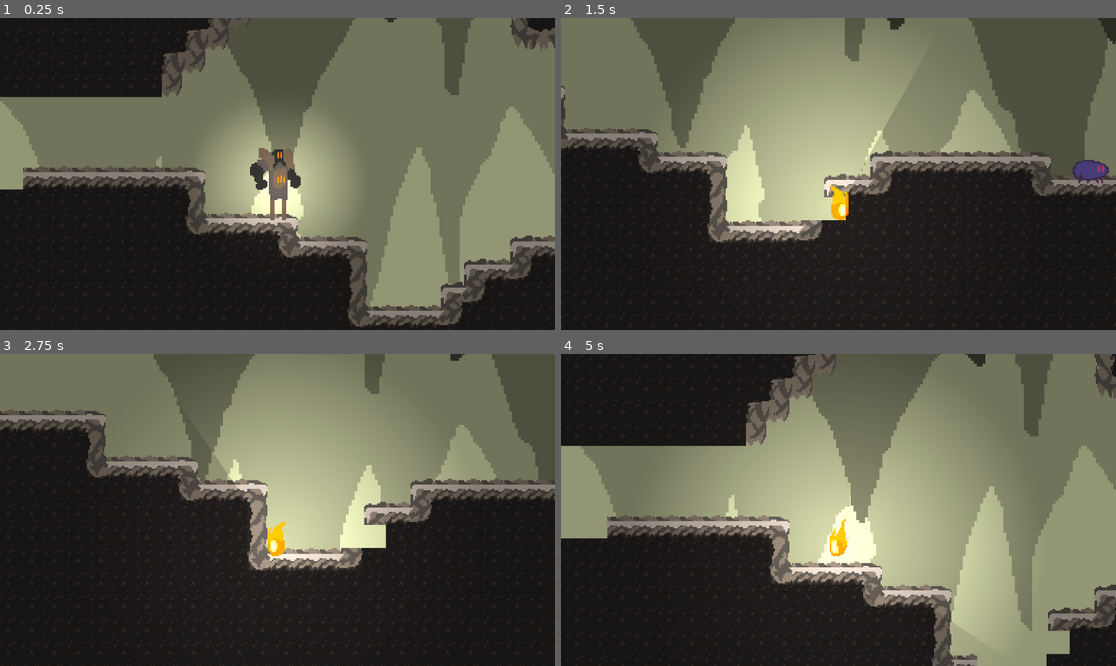
Above: before the commit, frames 1-4 (two rows, left to right).
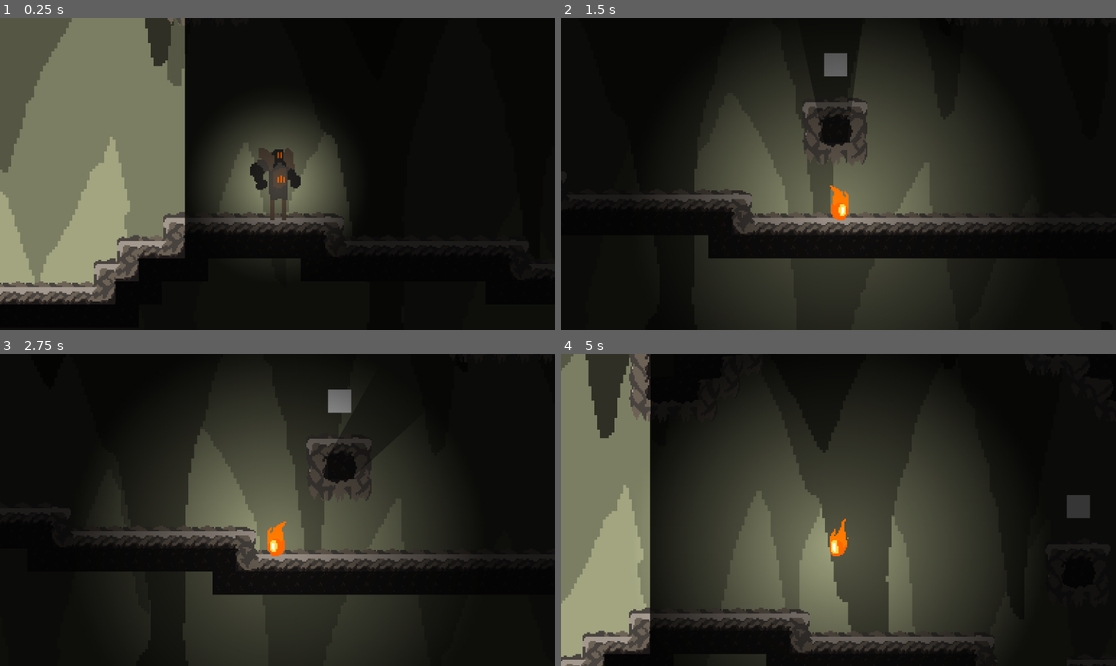
Above: after the commit, the same moments.

Repository: gcarlson/WildJam66
Game: Godot game, scene res://Assets/Scenes/level_1.tscn
Two runs of this game, one before a commit and one after it. Both use one fixed random seed, a clock stepped at 60 frames per second and the inputs below. Before the commit the project starts from res://Assets/Scenes/level_2.tscn.
Inputs (mouse positions are in pixels of both pictures, inside the frame that each line leads up to):
- Up to frame 1 (0.25 s): no input
- Up to frame 2 (1.5 s): tap Enter (ui_accept) at 0.5, 0.77 s; move the mouse to (960, 158) at 0.52 s; hold Right (ui_right) from 0.53 s (still down); click (960, 158) at 0.6 s; move the mouse to (727, 189) at 1.27 s; tap F (switch_form) at 1.35 s
- Up to frame 3 (2.75 s): tap Enter (ui_accept) at 1.52 s; move the mouse to (333, 441) at 2.02 s; release Right (ui_right) at 2.03 s; hold Left (ui_left) from 2.03 s (still down); click (333, 441) at 2.1 s
- Up to frame 4 (5 s): move the mouse to (810, 572) at 2.77 s; release Left (ui_left) at 2.78 s; hold Right (ui_right) 2.78-4.28 s; tap F (switch_form) at 2.85, 4.35 s; tap Enter (ui_accept) at 3.02, 3.77, 4.52 s; move the mouse to (1005, 556) at 3.52 s; click (1005, 556) at 3.6 s; move the mouse to (672, 463) at 4.27 s; hold Left (ui_left) from 4.28 s (still down)

The runs differ from the first frame. In frame 1, 77% of the frame differs, in the area x 0-100%, y 0-100%; in frame 2, 62%; in frame 3, 53%; in frame 4, 79%.

Commit message:
Added switch and door

Diff:
--- a/Assets/Scenes/Bat.gd
+++ b/Assets/Scenes/Bat.gd
@@ -27,7 +27,7 @@
 func _physics_process(delta):
 	if aggroed:
 		rays.look_at(player.global_position)
-		if (player.global_position - global_position).length() < 50 or not forwardray.is_colliding():
+		if (player.global_position - global_position).length() < 60 or not forwardray.is_colliding():
 			velocity = (player.global_position - global_position).normalized() * SPEED
 		elif not rightray.is_colliding():
 			velocity = (player.global_position - global_position).normalized().rotated(PI / 3) * SPEED
--- /dev/null
+++ b/Assets/Scenes/Door.gd
@@ -0,0 +1,11 @@
+extends StaticBody2D
+
+
+@onready var sprite = $AnimatedSprite2D
+@onready var occluder = $LightOccluder2D
+@onready var collider = $CollisionShape2D
+
+func open():
+	sprite.play("open")
+	occluder.visible = false
+	collider.set_deferred("disabled", true)
--- /dev/null
+++ b/Assets/Scenes/Switch.gd
@@ -0,0 +1,13 @@
+extends Area2D
+
+@onready var sprite = $AnimatedSprite2D
+
+@export var door : Node
+
+var active = true
+
+func _on_body_entered(body):
+	if active and body.is_in_group("Player"):
+		sprite.play("down")
+		door.open()
+		active = false
--- /dev/null
+++ b/Assets/Scenes/door.tscn
@@ -0,0 +1,54 @@
+[gd_scene load_steps=9 format=3 uid="uid://byddm6v701cuj"]
+
+[ext_resource type="Script" path="res://Assets/Scenes/Door.gd" id="1_fed8m"]
+[ext_resource type="Texture2D" uid="uid://70t22cp5dset" path="res://Assets/Sprites/Interactables/DoorClosed.png" id="2_jq0ks"]
+[ext_resource type="Texture2D" uid="uid://duk6pi36s4oxk" path="res://Assets/Sprites/Interactables/DoorOpen.png" id="3_piwce"]
+
+[sub_resource type="RectangleShape2D" id="RectangleShape2D_em013"]
+size = Vector2(10, 54.5)
+
+[sub_resource type="OccluderPolygon2D" id="OccluderPolygon2D_m8y8h"]
+polygon = PackedVector2Array(-4, 32, -4, -22, 6, -22, 6, 32)
+
+[sub_resource type="AtlasTexture" id="AtlasTexture_xoxuq"]
+atlas = ExtResource("2_jq0ks")
+region = Rect2(0, 0, 4, 32)
+
+[sub_resource type="AtlasTexture" id="AtlasTexture_c3e0y"]
+atlas = ExtResource("3_piwce")
+region = Rect2(0, 0, 16, 32)
+
+[sub_resource type="SpriteFrames" id="SpriteFrames_7kipw"]
+animations = [{
+"frames": [{
+"duration": 1.0,
+"texture": SubResource("AtlasTexture_xoxuq")
+}],
+"loop": true,
+"name": &"closed",
+"speed": 5.0
+}, {
+"frames": [{
+"duration": 1.0,
+"texture": SubResource("AtlasTexture_c3e0y")
+}],
+"loop": true,
+"name": &"open",
+"speed": 5.0
+}]
+
+[node name="Door" type="StaticBody2D"]
+position = Vector2(1063, 272)
+script = ExtResource("1_fed8m")
+
+[node name="CollisionShape2D" type="CollisionShape2D" parent="."]
+position = Vector2(1, 4.75)
+shape = SubResource("RectangleShape2D_em013")
+
+[node name="LightOccluder2D" type="LightOccluder2D" parent="."]
+occluder = SubResource("OccluderPolygon2D_m8y8h")
+
+[node name="AnimatedSprite2D" type="AnimatedSprite2D" parent="."]
+scale = Vector2(2, 2)
+sprite_frames = SubResource("SpriteFrames_7kipw")
+animation = &"closed"
--- a/Assets/Scenes/level_1.tscn
+++ b/Assets/Scenes/level_1.tscn
@@ -7,17 +7,13 @@
 [ext_resource type="Texture2D" uid="uid://baj1vas6d20rx" path="res://Assets/Sprites/Tilemaps/Parallax/Parallax-HeatRises3.png" id="5_svhi2"]
 [ext_resource type="PackedScene" uid="uid://86d2iovn0pme" path="res://Assets/Scenes/mole.tscn" id="6_s74nn"]
 [ext_resource type="PackedScene" uid="uid://c0w4wiowaknqk" path="res://Assets/Scenes/lantern.tscn" id="7_vdffh"]
+[ext_resource type="PackedScene" uid="uid://byddm6v701cuj" path="res://Assets/Scenes/door.tscn" id="8_d7mvu"]
 [ext_resource type="PackedScene" uid="uid://bpt0cyoi2l0w1" path="res://Assets/Scenes/sun.tscn" id="8_kct52"]
 [ext_resource type="PackedScene" uid="uid://85t1sir7crpg" path="res://Assets/Scenes/bat.tscn" id="9_acunw"]
+[ext_resource type="PackedScene" uid="uid://b28uw3sxtcrcn" path="res://Assets/Scenes/switch.tscn" id="11_7xdqd"]
 
 [sub_resource type="OccluderPolygon2D" id="OccluderPolygon2D_t3kuu"]
 polygon = PackedVector2Array(87, 21, 87, 40, 18, 40, 18, 21)
-
-[sub_resource type="RectangleShape2D" id="RectangleShape2D_em013"]
-size = Vector2(16, 45)
-
-[sub_resource type="OccluderPolygon2D" id="OccluderPolygon2D_m8y8h"]
-polygon = PackedVector2Array(-8, 22.5, -8, -22.5, 8, -22.5, 8, 22.5)
 
 [node name="Node2D" type="Node2D"]
 
@@ -79,31 +75,13 @@
 
 [node name="Lantern" parent="." node_paths=PackedStringArray("door") instance=ExtResource("7_vdffh")]
 position = Vector2(632, 282)
-door = NodePath("../StaticBody2D")
+door = NodePath("")
 
-[node name="StaticBody2D" type="StaticBody2D" parent="."]
-position = Vector2(1063, 272)
-
-[node name="ColorRect" type="ColorRect" parent="StaticBody2D"]
-anchors_preset = 8
-anchor_left = 0.5
-anchor_top = 0.5
-anchor_right = 0.5
-anchor_bottom = 0.5
-offset_left = -8.0
-offset_top = -22.5
-offset_right = 8.0
-offset_bottom = 22.5
-grow_horizontal = 2
-grow_vertical = 2
-
-[node name="CollisionShape2D" type="CollisionShape2D" parent="StaticBody2D"]
-shape = SubResource("RectangleShape2D_em013")
-
-[node name="LightOccluder2D" type="LightOccluder2D" parent="StaticBody2D"]
-occluder = SubResource("OccluderPolygon2D_m8y8h")
+[node name="Door" parent="." instance=ExtResource("8_d7mvu")]
 
 [node name="Sun" parent="." instance=ExtResource("8_kct52")]
 
 [node name="Bat" parent="." instance=ExtResource("9_acunw")]
 position = Vector2(200, 300)
+
+[node name="Switch" parent="." instance=ExtResource("11_7xdqd")]
--- /dev/null
+++ b/Assets/Scenes/switch.tscn
@@ -0,0 +1,50 @@
+[gd_scene load_steps=8 format=3 uid="uid://b28uw3sxtcrcn"]
+
+[ext_resource type="Script" path="res://Assets/Scenes/Switch.gd" id="1_o3hl5"]
+[ext_resource type="Texture2D" uid="uid://dxhneij3kx53j" path="res://Assets/Sprites/Interactables/SwitchDown.png" id="2_0l8e0"]
+[ext_resource type="Texture2D" uid="uid://boecnthbg3am5" path="res://Assets/Sprites/Interactables/SwitchUp.png" id="3_4sm66"]
+
+[sub_resource type="RectangleShape2D" id="RectangleShape2D_oqxy5"]
+size = Vector2(16, 16)
+
+[sub_resource type="AtlasTexture" id="AtlasTexture_nru56"]
+atlas = ExtResource("2_0l8e0")
+region = Rect2(0, 0, 16, 16)
+
+[sub_resource type="AtlasTexture" id="AtlasTexture_gkinq"]
+atlas = ExtResource("3_4sm66")
+region = Rect2(0, 0, 16, 16)
+
+[sub_resource type="SpriteFrames" id="SpriteFrames_rxhhh"]
+animations = [{
+"frames": [{
+"duration": 1.0,
+"texture": SubResource("AtlasTexture_nru56")
+}],
+"loop": true,
+"name": &"down",
+"speed": 5.0
+}, {
+"frames": [{
+"duration": 1.0,
+"texture": SubResource("AtlasTexture_gkinq")
+}],
+"loop": true,
+"name": &"up",
+"speed": 5.0
+}]
+
+[node name="Switch" type="Area2D" node_paths=PackedStringArray("door")]
+position = Vector2(840.365, 378.935)
+script = ExtResource("1_o3hl5")
+door = NodePath("")
+
+[node name="CollisionShape2D" type="CollisionShape2D" parent="."]
+shape = SubResource("RectangleShape2D_oqxy5")
+
+[node name="AnimatedSprite2D" type="AnimatedSprite2D" parent="."]
+sprite_frames = SubResource("SpriteFrames_rxhhh")
+animation = &"up"
+autoplay = "up"
+
+[connection signal="body_entered" from="." to="." method="_on_body_entered"]
--- a/project.godot
+++ b/project.godot
@@ -11,7 +11,7 @@
 [application]
 
 config/name="Wild Jam 66"
-run/main_scene="res://Assets/Scenes/level_2.tscn"
+run/main_scene="res://Assets/Scenes/level_1.tscn"
 config/features=PackedStringArray("4.2", "Forward Plus")
 config/icon="res://icon.svg"
 
